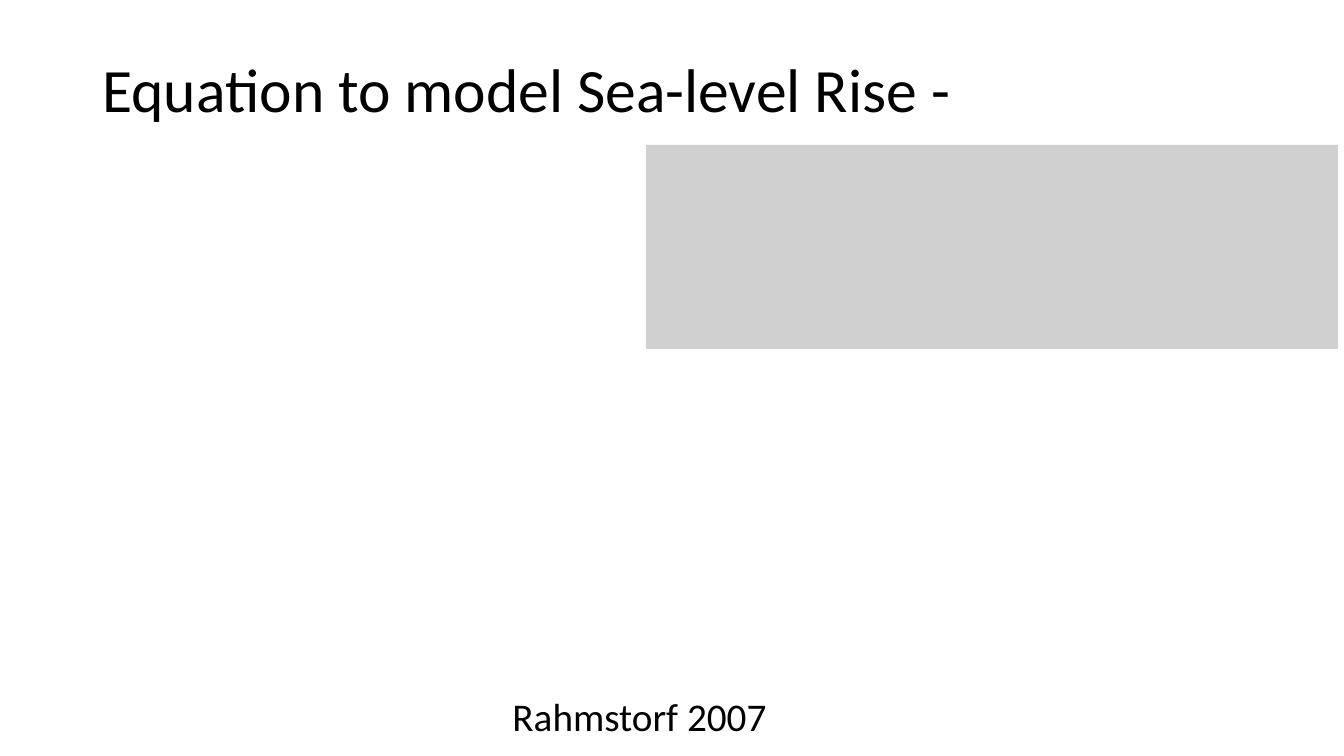
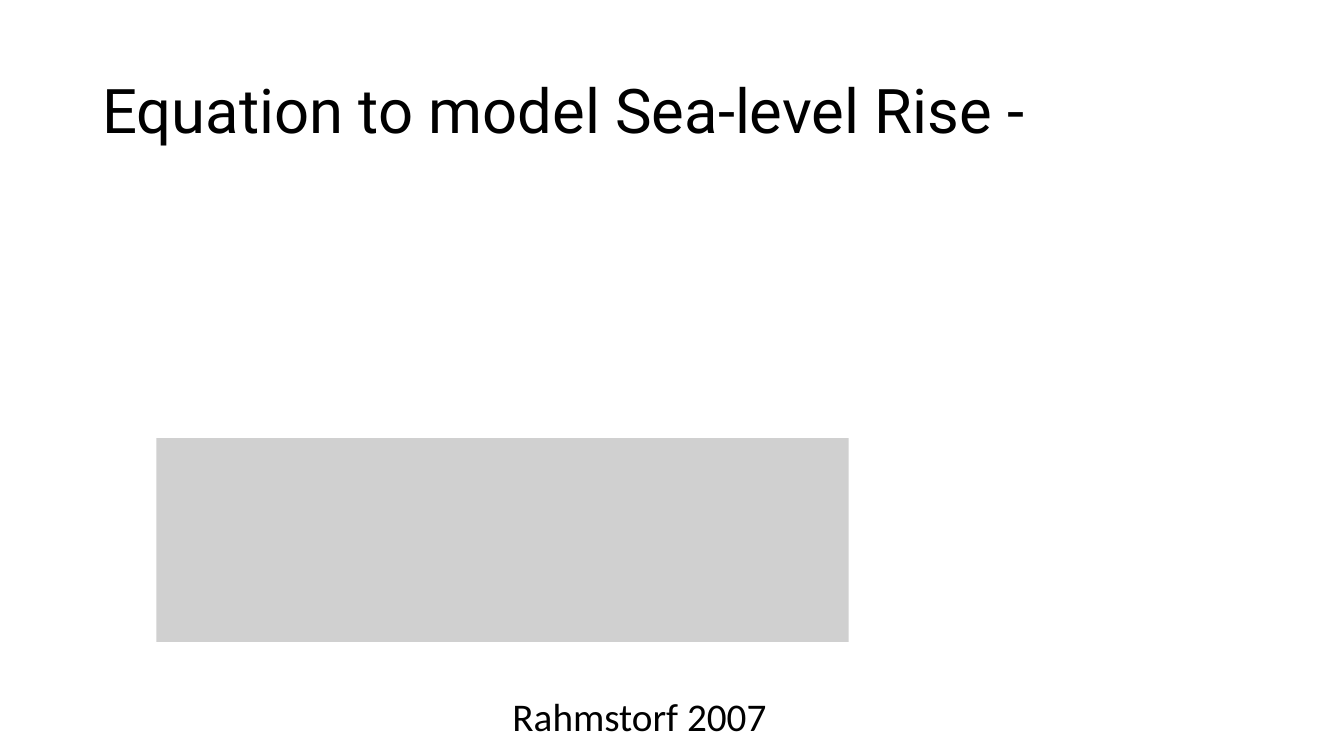
Before and after one commit to niharnandan/thesis, a slide deck: slide 7 of Mid Semester Presentation.pptx (slide 6 before the commit). Drawn at 1344x756 pixels with LibreOffice and Linux fonts; fonts in the diff are those of the drawing; grey boxes stand for pictures; background and template pictures are left out. Boxes give left, top, right and bottom in pixels: in the first picture for what was removed or moved away, otherwise in the second. Text is boxed around its words. In the diff, an @@ line names an element or a change of style, - is before the commit and + after.

```diff
--- a/Mid Semester Presentation.pptx
+++ b/Mid Semester Presentation.pptx
@@ title "Equation to model Sea-level Rise ..." at (102,86,992,146): font Calibri to Roboto @@
@@ picture removed at (646,145,1339,349) @@
@@ picture added at (156,439,849,642) @@
```
Also in this commit, not shown: 15 other slides changed, 2 slides added.
